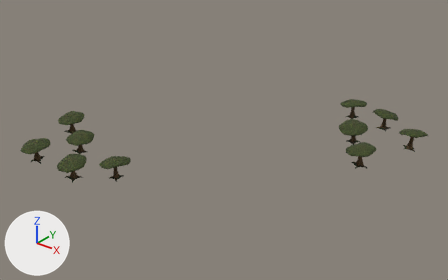
What one commit did to the COLLADA model Assets/Models/SisterIslandTreesShape.dae.
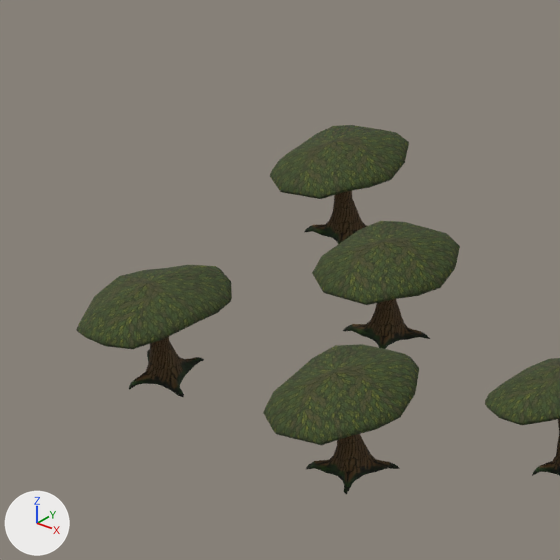
Old and new are each drawn whole from a 50 mm camera at (2.751, -3.845, 2.186) aimed at (0.04, -0.457, 0.085) and again close up on the part from 1% to 25% of the width and 31% to 70% of the height. The lights are fixed; the arrows at lower left show +X, +Y and +Z.

In view in the first close-up: 'SisterIslandTrees'.
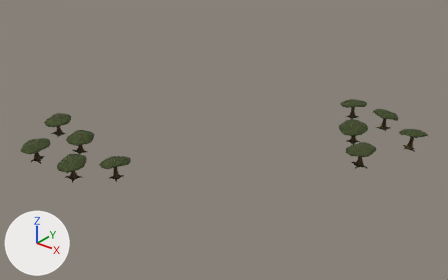
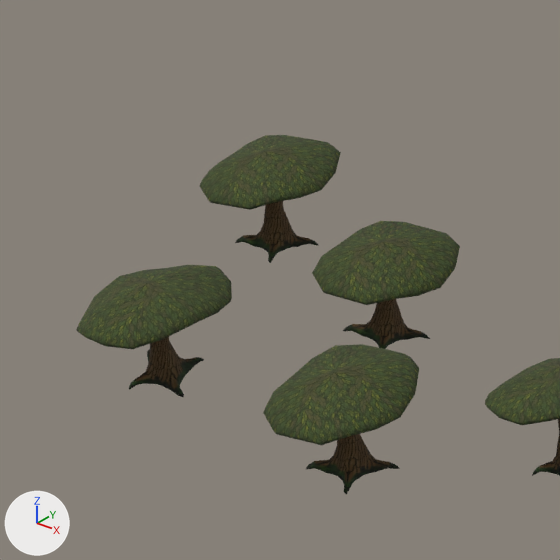
The change in detail:
me_sisterislandtreesshape has 4590 vertices, 8940 faces and spans x -1.16..1.32, y -1.61..0.76, z -0.02..0.26.
me_sisterislandtreesshape is used by ob_sisterislandtrees; location (0.0, 0.0, 0.0).
me_sisterislandtreesshape part 1: the loose piece of 459 vertices spanning x -1.16..-0.95, y -1.15..-0.94, z 0.04..0.21 is moved by (-0.05, -0.09, 0.0).

Pixel boxes [x1, y1, x2, y2] of what changed, in the close-ups (560 x 560 px; the box of a moved part takes in the faces that stretch with it):
'SisterIslandTrees', reshaped
    before: [76, 125, 560, 495]
    after: [76, 135, 560, 495]
part 1 of me_sisterislandtreesshape, moved or reshaped
    before: [270, 125, 409, 244]
    after: [200, 135, 341, 263]
